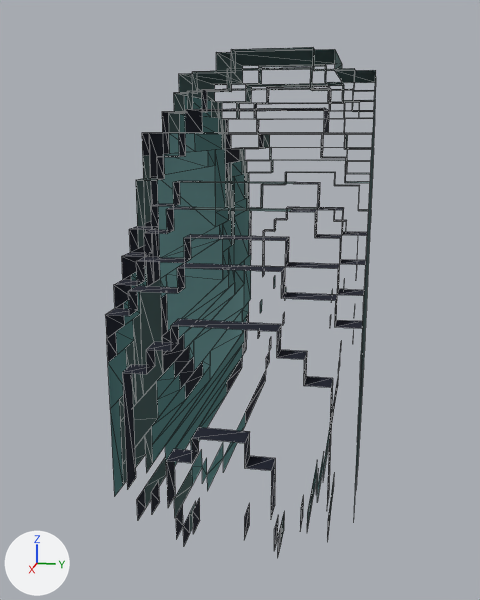
What one commit did to the glTF model balanca/public/voxel/deco/Rock3.glb.
The view is the same before and after, from a 50 mm camera at (40.9, 5.2, 19.8) aimed at (2.4, -2.5, 10.2). Arrows for +X, +Y and +Z are at lower left; the lights stay in place. The picture after the commit comes second. Mesh edges are drawn as thin lines. Where no turn or scale is listed for an object, it has been applied to the vertices. Vertices at exactly the same position are counted once.
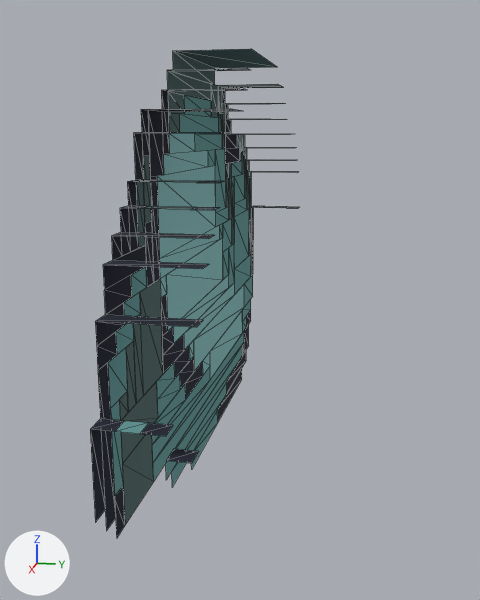
The newer file is also turned or shifted as a whole; pictures and numbers use the older file's frame.

The change, as a diff of the scene's bpy script:
```diff
--- a/balanca/public/voxel/deco/Rock3.glb.py
+++ b/balanca/public/voxel/deco/Rock3.glb.py
@@ me_mesh_0 @@
 # used by ob_mesh_0; location = (-16.0, 5.0, 0.0)
-me_mesh_0.from_pydata(...)  # 837 vertices, 816 faces; spans x 0.0..35.0, y -10.0..0.0, z 0.0..24.0
+me_mesh_0.from_pydata(...)  # 312 vertices, 288 faces; spans x 0.0..35.0, y -10.0..-6.0, z 0.0..24.0
+# me_mesh_0 part 1: 21 loose pieces with 156 vertices, spanning x 0.0..35.0, y -9.0..-1.0, z 0.0..13.0, are deleted
+# me_mesh_0 part 2: 1 vertex moved from x 33.0, y -9.0, z 13.0 to x 33.0, y -6.0, z 13.0; 477 vertices removed from x 0.0..35.0, y -10.0..0.0, z 1.0..24.0; 108 vertices added at x 0.0..35.0, y -10.0..-6.0, z 0.0..24.0
 me_mesh_0.materials.append(mat_paleta)
```

Boxes [x1, y1, x2, y2] around the edits, measured in the pictures (480 x 600 px):
'Mesh_0', reshaped (23% narrower): before [105, 47, 376, 558]; after [90, 49, 299, 538]
part 1 of me_mesh_0, deleted: before [122, 276, 355, 558]
part 2 of me_mesh_0, reshaped: before [105, 47, 376, 520]; after [90, 49, 298, 538]
